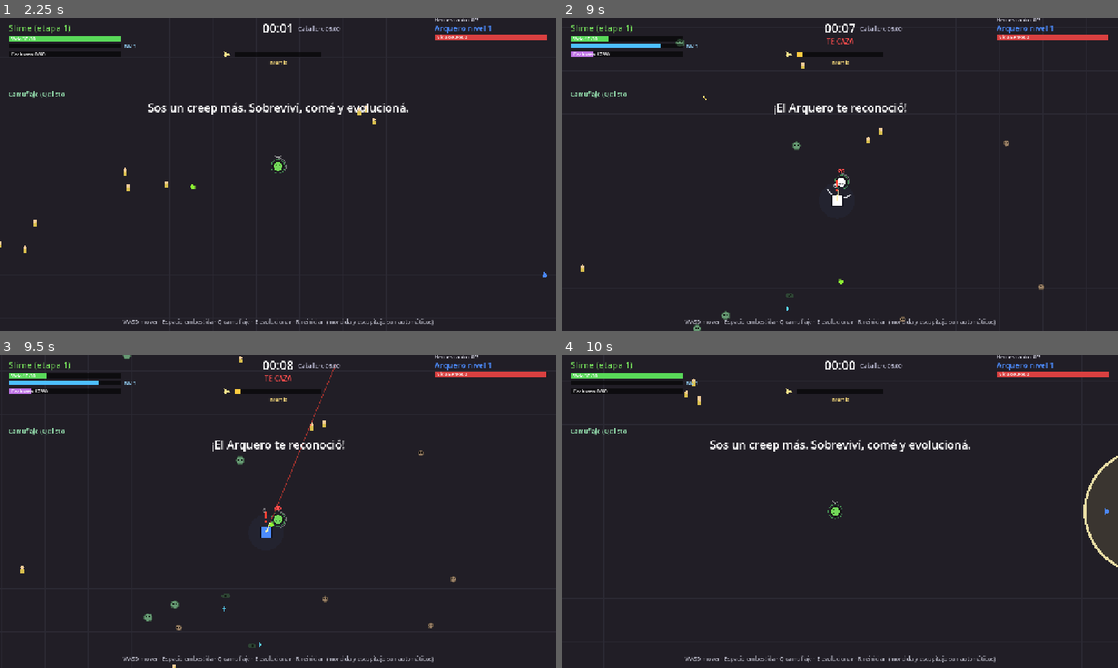
Above: before the commit, frames 1-4 (two rows, left to right).
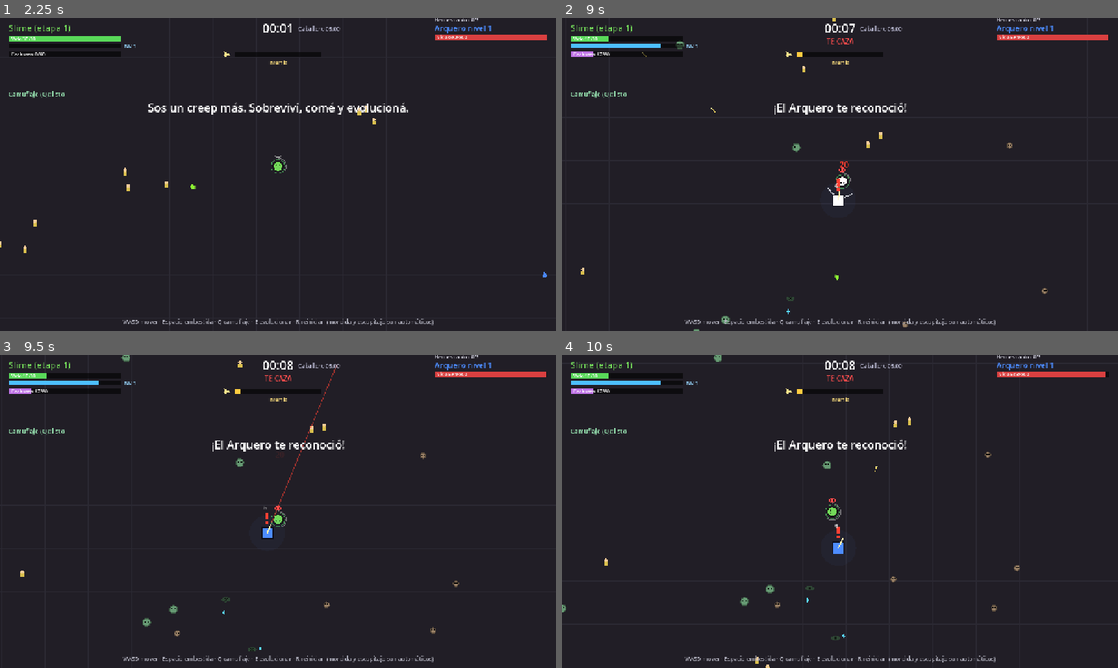
Above: after the commit, the same moments.

Repository: FedeOsorio/survive-the-hero
Game: Godot game, scene res://scenes/menu.tscn
Same seed, same stepped clock (60 frames per second), same inputs: the game is played once before the commit and once after it.
Inputs (mouse positions are in pixels of both pictures, inside the frame that each line leads up to):
- Up to frame 1 (2.25 s): click "Jugar" at 0.5 s; tap Enter at 1.25 s; move the mouse to (250, 237) at 1.27 s; hold W (move_up) from 1.28 s (still down); tap Space (dash) at 1.35, 2.1 s; click (250, 237) at 1.42 s; move the mouse to (444, 221) at 2.02 s
- Up to frame 2 (9 s): move the mouse to (673, 127) at 2.77 s; release W (move_up) at 2.78 s; hold A (move_left) 2.78-4.28 s; tap 1 (pick_1) at 2.85, 8.1 s; tap Space (dash) at 3.05, 3.8, 4.55, 5.3, 6.05, 6.6, 7.35, 8.3 s; move the mouse to (867, 174) at 3.52 s; tap 2 (pick_2) at 3.6, 8.85 s; click (867, 174) at 3.67 s; move the mouse to (756, 96) at 4.27 s; hold S (move_down) 4.28-5.03 s; tap 3 (pick_3) at 4.35 s; tap Escape (pause) at 4.9 s; move the mouse to (962, 158) at 5.02 s; hold D (move_right) 5.03-5.78 s; tap Q (stealth) at 5.1 s; move the mouse to (728, 190) at 5.77 s; hold W (move_up) 5.78-6.53 s; tap Shift at 5.85 s; click (728, 190) at 5.92 s; move the mouse to (895, 105) at 6.52 s; hold D (move_right) 6.53-8.78 s; move the mouse to (812, 237) at 7.27 s; move the mouse to (1006, 221) at 8.02 s; click (1006, 221) at 8.17 s; move the mouse to (673, 127) at 8.77 s; hold S (move_down) from 8.78 s (still down)
- Up to frame 3 (9.5 s): keep holding S (move_down); tap Space (dash) at 9.05 s
- Up to frame 4 (10 s): move the mouse to (867, 511) at 9.52 s; release S (move_down) at 9.53 s; hold A (move_left) from 9.53 s (still down); tap 3 (pick_3) at 9.6 s; tap Space (dash) at 9.8 s

Frame 1 is identical in both runs. In frame 2, 0.5% of the frame differs, in the area x 3-88%, y 0-100%; in frame 3, 0.7%; in frame 4, 3.5%, in the area x 0-100%, y 0-100%.

Commit message:
Tanda S2: jugo visual (partículas, números de daño, hit-stop, anillos)
Claude-Session: https://claude.ai/code/session_0131SmXs6jCLqLr1EGxSzfTS

Diff:
--- a/scripts/balance.gd
+++ b/scripts/balance.gd
@@ -424,8 +424,8 @@
 
 # Golpe con feedback: números de daño, parpadeo y temblor de pantalla.
 const DMG_NUMBER_TIME := 0.6
-const DMG_NUMBER_RISE := 20.0
-const DMG_NUMBER_BIG := 0.08 # % de la vida máxima del héroe para el número grande
+const DMG_NUMBER_RISE := 30.0
+const DMG_NUMBER_BIG := 0.05 # % de la vida máxima para el número grande (amarillo)
 const DMG_TICK_EVERY := 0.5 # charcos y sangrado: un número sumado cada tanto
 const HERO_HIT_FLASH := 0.08
 const SHAKE_PX := 4.0
@@ -474,3 +474,23 @@
 const CAPTAIN_WAVE_RADIUS := 90.0 # el martillazo además pega en este radio, con el mismo aviso
 const CAPTAIN_HEART_MUTATIONS := 2
 const HOLY_HEART_BIOMASS := 0.2 # x costo de tu próxima evolución
+
+# --- FX (jugo visual, tanda S2; los maneja el programador de sistemas) ---------
+const FX_MAX_PARTICLES := 400 # tope de partículas vivas; se van las más viejas
+const FX_PARTICLE_TIME := 0.4
+const FX_DEATH_PARTICLES := Vector2i(6, 10) # por creep de la horda que muere
+const FX_DEATH_SPEED := Vector2(60.0, 160.0)
+const FX_BLAST_SPEED := Vector2(320.0, 520.0) # despedidas por un ataque de jefe
+const FX_BLAST_WINDOW := 0.1 # s: una muerte tan cerca del golpe cuenta como del golpe
+const FX_CIVILIAN_PARTICLES := 6
+const FX_HERO_DEATH_PARTICLES := 40
+const FX_HERO_DEATH_RADIUS := 220.0 # anillo de luz al morir un héroe
+const FX_SLOWMO_TIME := 0.5 # s reales de cámara lenta al morir un héroe
+const FX_SLOWMO_SCALE := 0.3
+const FX_HITSTOP_MELEE := 0.05 # mordida o embestida al héroe
+const FX_HITSTOP_BOSS := 0.12 # un ataque de jefe te golpea
+const FX_FLASH := 0.08 # destello blanco al recibir daño
+const FX_GROUP_EVERY := 0.3 # golpes chicos (horda al héroe, daño a vos) sumados en un número
+const FX_MUTATE_RING := Vector2(0.3, 80.0) # duración, radio
+const FX_EVOLVE_RING := Vector2(0.6, 200.0)
+const FX_LEVEL_COLUMN := 0.4 # columna de luz del héroe al subir de nivel
--- a/scripts/creep.gd
+++ b/scripts/creep.gd
@@ -153,6 +153,7 @@
 			_dash_hit = true
 			world.hero.take_damage(bite * B.DASH_HIT_MULT, true, true)
 			world.shake()
+			world.fx.melee_hit()
 		_dash_through()
 		if _dash_t <= 0.0 and rank("coraza") > 0:
 			_shell_wave()
@@ -233,6 +234,7 @@
 			if victim == hero:
 				hero.take_damage(bite, true, true)
 				world.shake()
+				world.fx.melee_hit()
 				if rank("mandibula") > 0:
 					hero.status.bleed(bite * B.BLEED_MULT)
 			else:
@@ -284,6 +286,7 @@
 	world.hud.banner("Evolucionaste: %s" % stage_name())
 	_flash = B.EVOLVE_FLASH
 	world.shake()
+	world.fx.evolved(position, stage_name())
 
 
 # --- Comer --------------------------------------------------------------------
@@ -353,6 +356,7 @@
 	var id: String = pending_choices[index]
 	ranks[id] = rank(id) + 1
 	pending_choices = []
+	world.fx.mutated(position)
 	if id == "caparazon":
 		_recalc_stats()
 		hp = minf(max_hp, hp + max_hp * B.MUT_HP)
@@ -370,7 +374,8 @@
 	if invulnerable or _dash_t > 0.0: # la embestida te hace invulnerable
 		return
 	hp -= amount
-	_flash = 0.1
+	_flash = B.FX_FLASH
+	world.fx.player_hit(amount)
 	if hp <= 0.0:
 		hp = 0.0
 		world.end_game("derrota", "Te mataron siendo %s nivel %d." % [stage_name(), level])
--- /dev/null
+++ b/scripts/fx.gd
@@ -0,0 +1,211 @@
+extends Node2D
+## Jugo visual (world.fx): partículas al morir, números de daño que recibís,
+## hit-stop, cámara lenta al morir un héroe, anillos al mutar y evolucionar, y la
+## columna de luz del héroe al subir de nivel. Los demás scripts lo llaman con una
+## línea; la muerte y el nivel de los héroes los detecta solo, mirando world.heroes.
+
+const B := preload("res://scripts/balance.gd")
+
+var world
+var _parts: Array = [] # {pos, vel, t, life, color, size}
+var _texts: Array = [] # {pos, text, t, color, size}
+var _rings: Array = [] # {pos, t, life, radius, color, width}
+var _columns: Array = [] # {pos, t, color}
+var _stop_until := 0 # ms reales: hit-stop
+var _slow_until := 0 # ms reales: cámara lenta
+var _strike_pos := Vector2.ZERO
+var _strike_at := -999.0 # world.elapsed del último golpe de un ataque de jefe
+var _heroes := {} # id -> {level, pos, color}
+var _killed := 0
+var _hurt_sum := 0.0 # daño chico que recibís, sumado
+var _hurt_t := 0.0
+var _rng := RandomNumberGenerator.new()
+
+
+func _ready() -> void:
+	z_index = 5
+	process_mode = Node.PROCESS_MODE_ALWAYS # el hit-stop se mide en tiempo real
+	_rng.randomize()
+
+
+func _exit_tree() -> void:
+	Engine.time_scale = 1.0
+
+
+func _process(delta: float) -> void:
+	_update_time_scale()
+	if get_tree().paused:
+		return
+	_watch_heroes()
+	_hurt_t += delta
+	if _hurt_t >= B.FX_GROUP_EVERY:
+		_hurt_t = 0.0
+		if _hurt_sum >= 1.0:
+			_number(world.player.position, _hurt_sum, Color(1, 0.3, 0.25), 14)
+		_hurt_sum = 0.0
+	for p in _parts:
+		p.t += delta
+		p.pos += p.vel * delta
+		p.vel *= 1.0 - minf(4.0 * delta, 1.0)
+	_parts = _parts.filter(func(p): return p.t < p.life)
+	for n in _texts:
+		n.t += delta
+	_texts = _texts.filter(func(n): return n.t < B.DMG_NUMBER_TIME * n.get("long", 1.0))
+	for r in _rings:
+		r.t += delta
+	_rings = _rings.filter(func(r): return r.t < r.life)
+	for c in _columns:
+		c.t += delta
+	_columns = _columns.filter(func(c): return c.t < B.FX_LEVEL_COLUMN)
+	queue_redraw()
+
+
+func _update_time_scale() -> void:
+	if world.sim_mode:
+		return
+	var now := Time.get_ticks_msec()
+	var scale := 1.0
+	if now < _slow_until:
+		scale = B.FX_SLOWMO_SCALE
+	if now < _stop_until:
+		scale = 0.0
+	Engine.time_scale = scale
+
+
+## Muertes y subidas de nivel de los héroes, sin tocar heroes.gd ni hero.gd.
+func _watch_heroes() -> void:
+	var alive := {}
+	for h in world.heroes.list:
+		var id: int = h.get_instance_id()
+		alive[id] = true
+		var seen = _heroes.get(id)
+		if seen and h.level > seen.level:
+			_level_up(h)
+		_heroes[id] = {"level": h.level, "pos": h.position, "color": h.color}
+	var killed: int = world.heroes.killed
+	for id in _heroes.keys():
+		if alive.has(id):
+			continue
+		if killed > _killed:
+			_hero_died(_heroes[id].pos, _heroes[id].color)
+		_heroes.erase(id)
+	_killed = killed
+
+
+func _hit_stop(seconds: float) -> void:
+	_stop_until = maxi(_stop_until, Time.get_ticks_msec() + int(seconds * 1000.0))
+
+
+# --- Llamadas desde otros scripts ----------------------------------------------
+
+## Mordida o embestida que le pega al héroe.
+func melee_hit() -> void:
+	_hit_stop(B.FX_HITSTOP_MELEE)
+
+
+## Un ataque de jefe golpea en "pos" (hero_attacks.gd, justo antes de aplicar el daño).
+func boss_strike(pos: Vector2) -> void:
+	_strike_pos = pos
+	_strike_at = world.elapsed
+
+
+## Daño que recibís: número rojo (los chicos se suman) y hit-stop si fue un ataque de jefe.
+func player_hit(amount: float) -> void:
+	var p = world.player
+	if world.elapsed - _strike_at <= B.FX_BLAST_WINDOW:
+		_hit_stop(B.FX_HITSTOP_BOSS)
+	if amount >= p.max_hp * B.DMG_NUMBER_BIG:
+		_number(p.position, amount, Color(1, 0.25, 0.2), 20)
+	else:
+		_hurt_sum += amount
+
+
+func minion_died(m) -> void:
+	var blast: bool = world.elapsed - _strike_at <= B.FX_BLAST_WINDOW
+	var n := _rng.randi_range(B.FX_DEATH_PARTICLES.x, B.FX_DEATH_PARTICLES.y)
+	for i in n:
+		var dir := Vector2.from_angle(_rng.randf() * TAU)
+		var speed := _rng.randf_range(B.FX_DEATH_SPEED.x, B.FX_DEATH_SPEED.y)
+		if blast:
+			var away: Vector2 = m.position - _strike_pos
+			if away.length() > 1.0:
+				dir = away.normalized().rotated(_rng.randf_range(-0.5, 0.5))
+			speed = _rng.randf_range(B.FX_BLAST_SPEED.x, B.FX_BLAST_SPEED.y)
+		_particle(m.position, dir * speed, m.color, _rng.randf_range(2.0, 4.0), B.FX_PARTICLE_TIME * (1.5 if blast else 1.0))
+
+
+func civilian_eaten(pos: Vector2) -> void:
+	for i in B.FX_CIVILIAN_PARTICLES:
+		var dir := Vector2.from_angle(_rng.randf() * TAU)
+		_particle(pos, dir * _rng.randf_range(40.0, 110.0), Color(0.85, 0.08, 0.08), 2.5, B.FX_PARTICLE_TIME)
+
+
+func mutated(pos: Vector2) -> void:
+	_ring(pos, B.FX_MUTATE_RING.x, B.FX_MUTATE_RING.y, Color(0.4, 0.9, 1.0), 3.0)
+
+
+func evolved(pos: Vector2, stage_name: String) -> void:
+	_ring(pos, B.FX_EVOLVE_RING.x, B.FX_EVOLVE_RING.y, Color(0.7, 0.35, 1.0), 6.0)
+	_texts.append({"pos": pos + Vector2(0, -30), "text": stage_name, "t": 0.0, "color": Color(0.85, 0.6, 1.0), "size": 28, "long": 2.0})
+
+
+# --- Internos ------------------------------------------------------------------
+
+func _level_up(h) -> void:
+	_columns.append({"pos": h.position, "t": 0.0, "color": h.color})
+	_texts.append({"pos": h.position + Vector2(0, -40), "text": "Nv %d" % h.level, "t": 0.0, "color": h.color.lightened(0.4), "size": 20, "long": 1.5})
+
+
+func _hero_died(pos: Vector2, color: Color) -> void:
+	_ring(pos, 0.6, B.FX_HERO_DEATH_RADIUS, color.lightened(0.5), 10.0)
+	_ring(pos, 0.4, B.FX_HERO_DEATH_RADIUS * 0.5, Color.WHITE, 6.0)
+	for i in B.FX_HERO_DEATH_PARTICLES:
+		var dir := Vector2.from_angle(_rng.randf() * TAU)
+		_particle(pos, dir * _rng.randf_range(150.0, 450.0), color.lightened(_rng.randf() * 0.6), _rng.randf_range(3.0, 6.0), 0.8)
+	if not world.sim_mode:
+		_slow_until = Time.get_ticks_msec() + int(B.FX_SLOWMO_TIME * 1000.0)
+
+
+func _number(pos: Vector2, amount: float, color: Color, size: int) -> void:
+	if not Settings.get_option("damage_numbers"):
+		return
+	var jitter := Vector2(_rng.randf_range(-10.0, 10.0), -20.0)
+	_texts.append({"pos": pos + jitter, "text": str(roundi(amount)), "t": 0.0, "color": color, "size": size})
+
+
+func _particle(pos: Vector2, vel: Vector2, color: Color, size: float, life: float) -> void:
+	_parts.append({"pos": pos, "vel": vel, "t": 0.0, "life": life, "color": color, "size": size})
+	if _parts.size() > B.FX_MAX_PARTICLES:
+		_parts.remove_at(0)
+
+
+func _ring(pos: Vector2, life: float, radius: float, color: Color, width: float) -> void:
+	_rings.append({"pos": pos, "t": 0.0, "life": life, "radius": radius, "color": color, "width": width})
+
+
+func _draw() -> void:
+	for p in _parts:
+		var c: Color = p.color
+		c.a = 1.0 - p.t / p.life
+		draw_rect(Rect2(p.pos - Vector2.ONE * p.size * 0.5, Vector2.ONE * p.size), c)
+	for r in _rings:
+		var k: float = r.t / r.life
+		var c: Color = r.color
+		c.a = 1.0 - k
+		draw_arc(r.pos, maxf(r.radius * sqrt(k), 1.0), 0.0, TAU, 48, c, r.width * (1.0 - k * 0.5))
+	for col in _columns:
+		var k: float = col.t / B.FX_LEVEL_COLUMN
+		var c: Color = col.color.lightened(0.5)
+		c.a = 0.6 * (1.0 - k)
+		var w := 30.0 * (1.0 - k * 0.5)
+		draw_rect(Rect2(col.pos + Vector2(-w * 0.5, -260.0), Vector2(w, 270.0)), c)
+	var font := ThemeDB.fallback_font
+	for n in _texts:
+		var life: float = B.DMG_NUMBER_TIME * n.get("long", 1.0)
+		var k: float = n.t / life
+		var c: Color = n.color
+		c.a = 1.0 - k * k
+		var w := font.get_string_size(n.text, HORIZONTAL_ALIGNMENT_LEFT, -1, n.size).x
+		var pos: Vector2 = n.pos + Vector2(-w * 0.5, -B.DMG_NUMBER_RISE * k)
+		draw_string_outline(font, pos, n.text, HORIZONTAL_ALIGNMENT_LEFT, -1, n.size, 3, Color(0, 0, 0, c.a * 0.8))
+		draw_string(font, pos, n.text, HORIZONTAL_ALIGNMENT_LEFT, -1, n.size, c)
--- a/scripts/hero_status.gd
+++ b/scripts/hero_status.gd
@@ -16,6 +16,8 @@
 var _numbers: Array = [] # {amount, t, big}
 var _tick_sum := 0.0
 var _tick_t := 0.0
+var _horde_seen := 0.0 # damage_taken["horda"] ya mostrado
+var _horde_t := 0.0
 
 
 func _ready() -> void:
@@ -71,8 +73,11 @@
 	_add_number(amount)
 
 
-func _add_number(amount: float) -> void:
-	_numbers.append({"amount": amount, "t": B.DMG_NUMBER_TIME, "big": amount > hero.max_hp * B.DMG_NUMBER_BIG})
+func _add_number(amount: float, horde := false) -> void:
+	if not Settings.get_option("damage_numbers"):
+		return
+	var big: bool = not horde and amount > hero.max_hp * B.DMG_NUMBER_BIG
+	_numbers.append({"amount": amount, "t": B.DMG_NUMBER_TIME, "big": big, "horde": horde})
 
 
 ## Parte del daño reciente del jugador que fue cuerpo a cuerpo (-1 si no hubo daño).
@@ -105,6 +110,13 @@
 		if _tick_sum >= 1.0:
 			_add_number(_tick_sum)
 			_tick_sum = 0.0
+	_horde_t += delta
+	if _horde_t >= B.FX_GROUP_EVERY:
+		_horde_t = 0.0 # la horda pega cada frame: un número gris sumado
+		var horde: float = hero.damage_taken["horda"]
+		if horde - _horde_seen >= 1.0:
+			_add_number(horde - _horde_seen, true)
+		_horde_seen = horde
 	for n in _numbers.duplicate():
 		n.t -= delta
 		if n.t <= 0.0:
@@ -117,8 +129,10 @@
 	var font := ThemeDB.fallback_font
 	for n in _numbers:
 		var k: float = 1.0 - n.t / B.DMG_NUMBER_TIME
-		var pos := Vector2(-8.0, -28.0 - B.DMG_NUMBER_RISE * k)
+		var pos := Vector2(-8.0 + (14.0 if n.horde else 0.0), -28.0 - B.DMG_NUMBER_RISE * k)
 		var col := Color(1.0, 0.85, 0.2, 1.0 - k * 0.6) if n.big else Color(1, 1, 1, 1.0 - k * 0.6)
+		if n.horde:
+			col = Color(0.65, 0.65, 0.7, 1.0 - k * 0.6)
 		draw_string(font, pos, str(roundi(n.amount)), HORIZONTAL_ALIGNMENT_LEFT, -1, 20 if n.big else 14, col)
 	if bleeding():
 		for i in _bleeds.size():
--- a/scripts/main.gd
+++ b/scripts/main.gd
@@ -19,6 +19,7 @@
 const Arena := preload("res://scripts/arena.gd")
 const Hud := preload("res://scripts/hud.gd")
 const Pause := preload("res://scripts/pause.gd")
+const Fx := preload("res://scripts/fx.gd")
 
 const GRID_CELL := 64.0
 
@@ -57,6 +58,7 @@
 var _alarm_arrived := false # el héroe ya llegó al lugar del grito
 
 var hud
+var fx # fx.gd: partículas, números de daño, hit-stop
 var _entities: Node2D
 var _spawn_accum := 0.0
 var _grid := {}
@@ -85,6 +87,9 @@
 	_entities = Node2D.new()
 	_entities.y_sort_enabled = false
 	add_child(_entities)
+	fx = Fx.new()
+	fx.world = self
+	add_child(fx)
 
 	var center := B.ARENA_SIZE * 0.5
 	player = Creep.new()
@@ -228,6 +233,7 @@
 
 func on_civilian_killed(c) -> void:
 	civilians.erase(c)
+	fx.civilian_eaten(c.position)
 	civilians_eaten += 1
 	for h in heroes.list:
 		h.recognize() # la horda no toca civiles
@@ -245,6 +251,7 @@
 
 func on_minion_killed(m) -> void:
 	minions.erase(m)
+	fx.minion_died(m)
 	if m.raised:
 		# los levantados no dejan cadáver ni gema: si no, el héroe farmea con ellos
 		raised_count -= 1
--- a/scripts/options_menu.gd
+++ b/scripts/options_menu.gd
@@ -19,6 +19,7 @@
 	_first = _toggle(box, "Pantalla completa", "fullscreen")
 	_slider(box, "Volumen general", "volume_master")
 	_slider(box, "Volumen de efectos", "volume_sfx")
+	_toggle(box, "Números de daño", "damage_numbers")
 	_toggle(box, "Mostrar FPS", "show_fps")
 	box.add_child(UI.button("Volver", _close))
 	_first.grab_focus.call_deferred()
--- a/scripts/settings.gd
+++ b/scripts/settings.gd
@@ -4,7 +4,7 @@
 ## y se guardan apenas cambian. También dibuja el contador de FPS.
 
 const PATH := "user://options.cfg"
-const DEFAULTS := {"fullscreen": false, "volume_master": 1.0, "volume_sfx": 1.0, "show_fps": false}
+const DEFAULTS := {"fullscreen": false, "volume_master": 1.0, "volume_sfx": 1.0, "show_fps": false, "damage_numbers": true}
 const SFX_BUS := "Efectos"
 
 var values := DEFAULTS.duplicate()
Not shown, added: scripts/fx.gd.uid
Not shown, changed: CLAUDE.md
